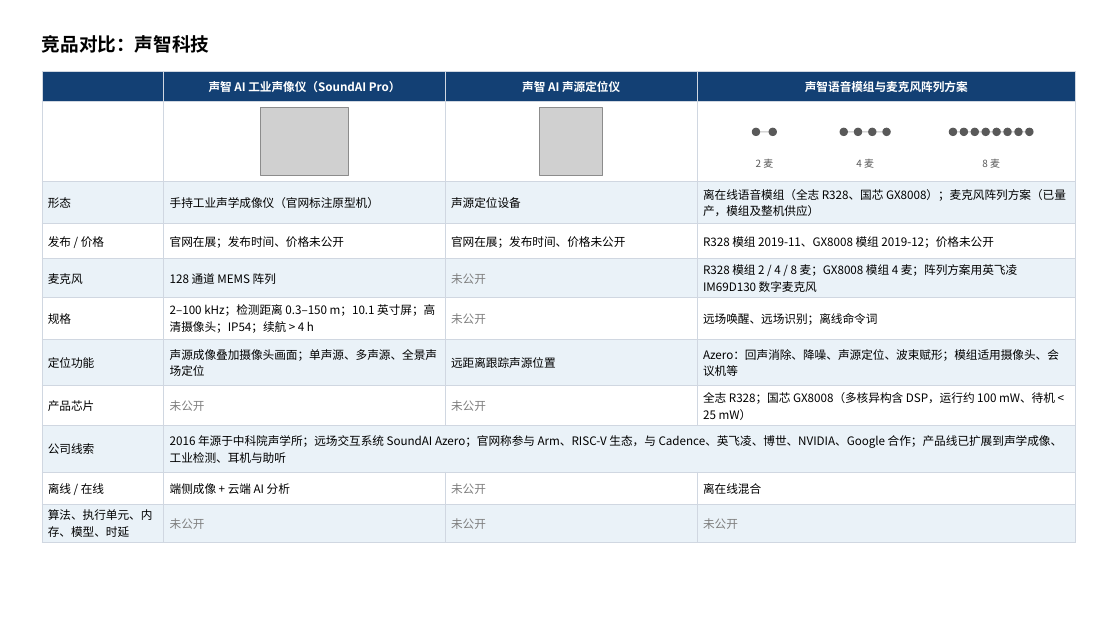
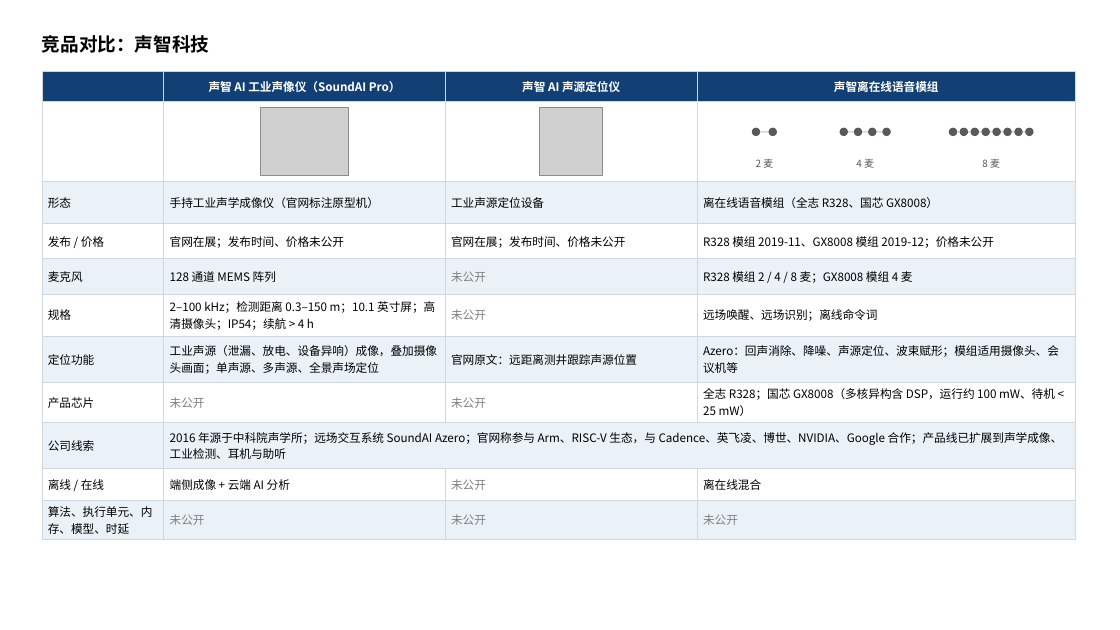
Before and after one commit to ZeroFoxxi/ssl-scene1, a slide deck: slide 2 of 竞品补充页_精简版.pptx. Drawn at 1120x630 pixels with LibreOffice and Linux fonts; fonts in the diff are those of the drawing; grey boxes stand for pictures. Boxes give left, top, right and bottom in pixels: in the first picture for what was removed or moved away, otherwise in the second. Text is boxed around its words. In the diff, an @@ line names an element or a change of style, - is before the commit and + after.

```diff
--- a/竞品补充页_精简版.pptx
+++ b/竞品补充页_精简版.pptx
@@ table at [42, 71, 1075, 538] @@
-row 1, column 4: 声智语音模组与麦克风阵列方案
+row 1, column 4: 声智离在线语音模组
-row 3, column 3: 声源定位设备
+row 3, column 3: 工业声源定位设备
-row 3, column 4: 离在线语音模组（全志 R328、国芯 GX8008）；麦克风阵列方案（已量产，模组及整机供应）
+row 3, column 4: 离在线语音模组（全志 R328、国芯 GX8008）
-row 5, column 4: R328 模组 2 / 4 / 8 麦；GX8008 模组 4 麦；阵列方案用英飞凌 IM69D130 数字麦克风
+row 5, column 4: R328 模组 2 / 4 / 8 麦；GX8008 模组 4 麦
-row 7, column 2: 声源成像叠加摄像头画面；单声源、多声源、全景声场定位
+row 7, column 2: 工业声源（泄漏、放电、设备异响）成像，叠加摄像头画面；单声源、多声源、全景声场定位
-row 7, column 3: 远距离跟踪声源位置
+row 7, column 3: 官网原文：远距离测井跟踪声源位置
```
Also in this commit, not shown: 4 other files.
